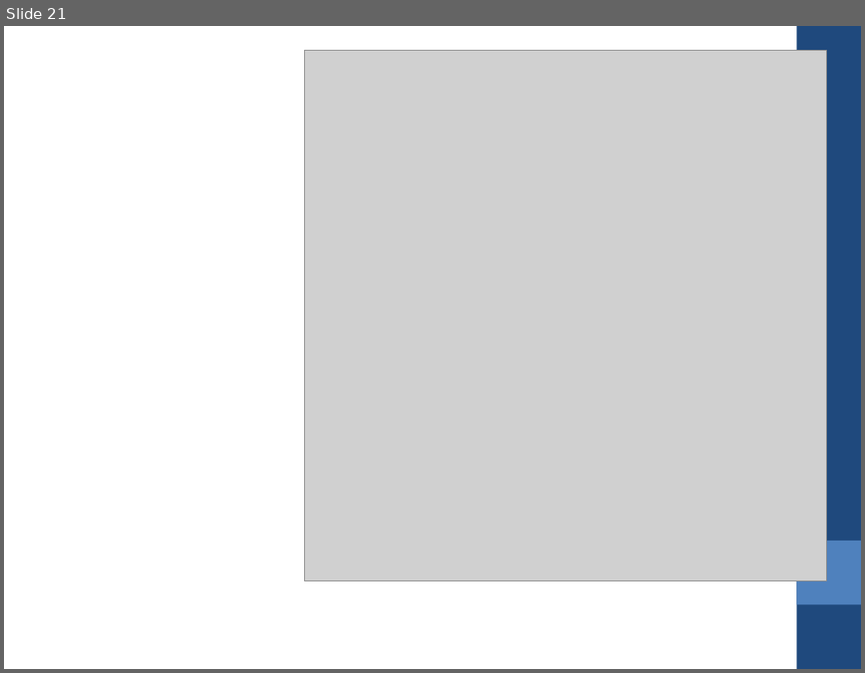
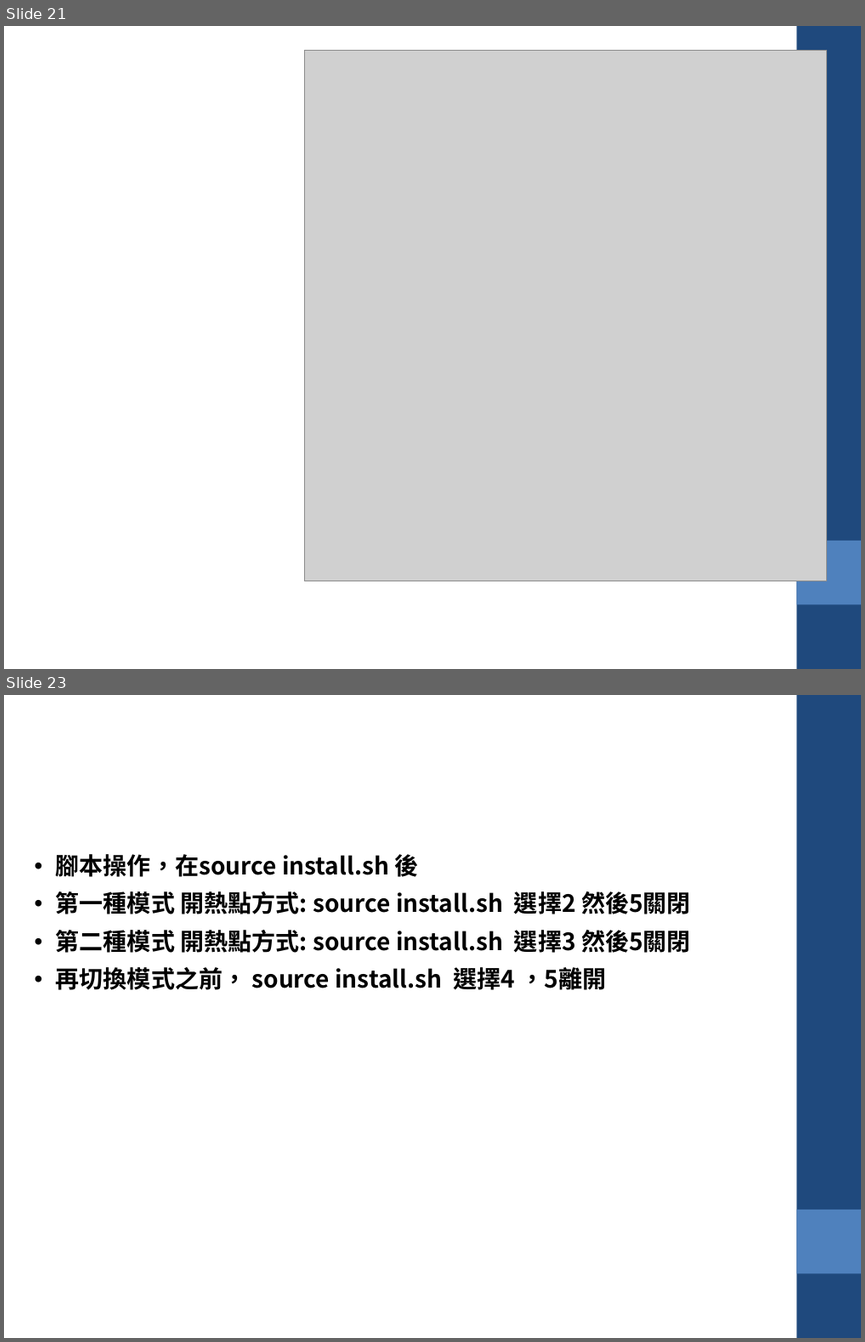
Before and after one commit to krnick/AP_MODE, a slide deck: 設定wifi ap_repeater.pptx. Shown one above the other, each under a label of ours: slide 21 before the commit, slides 21 and 23 after it; the slides between them are not shown. The pictures are 865x673 and 865x1342 pixels, drawn with LibreOffice and Linux fonts; fonts in the diff are those of the drawing; grey boxes stand for pictures. Boxes give left, top, right and bottom in pixels: in the first picture for what was removed or moved away, otherwise in the second. Text is boxed around its words. In the diff, an @@ line names an element or a change of style, - is before the commit and + after.

```diff
--- a/設定wifi ap_repeater.pptx
+++ b/設定wifi ap_repeater.pptx
@@ slide 23 added at bbox=[4, 695, 861, 1338], background #FFFFFF; not listed: 2 template elements that a slide beside it also shows @@
@@ text added at bbox=[56, 854, 691, 990], 20 pt, text #000000, bold @@
+• 腳本操作，在source install.sh 後
+• 第一種模式 開熱點方式: source install.sh 選擇2 然後5關閉
+• 第二種模式 開熱點方式: source install.sh 選擇3 然後5關閉
+• 再切換模式之前， source install.sh 選擇4 ，5離開
```
Also in this commit, not shown: 18 slides changed.
